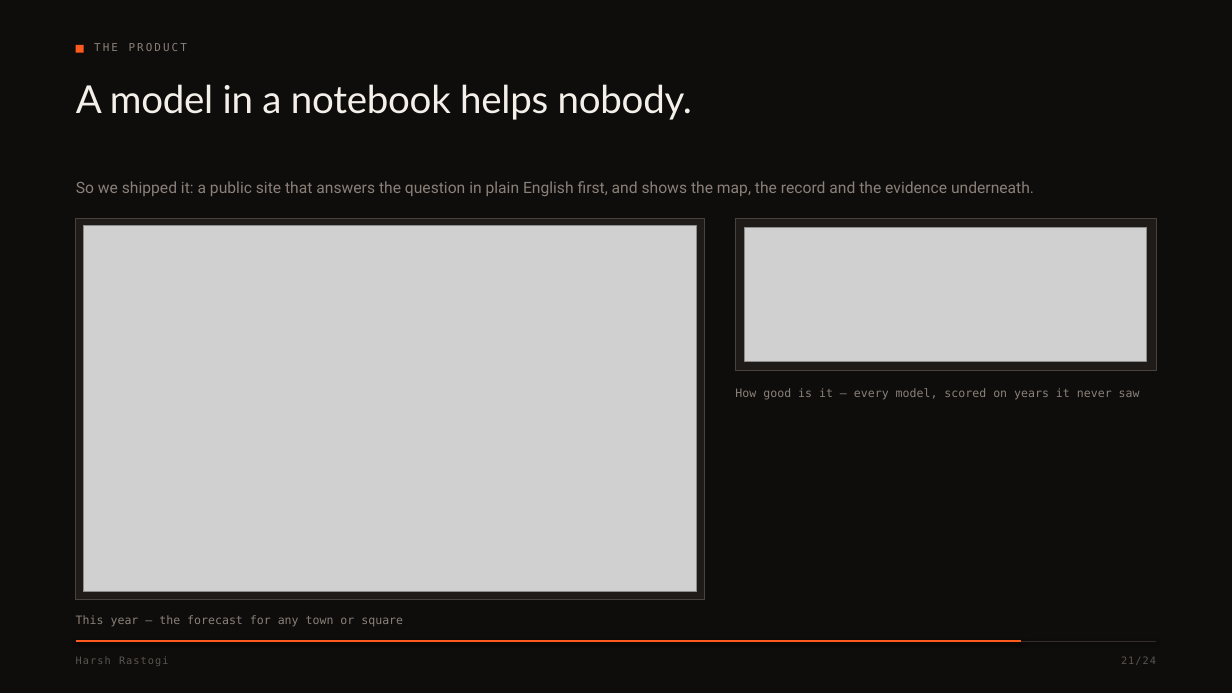
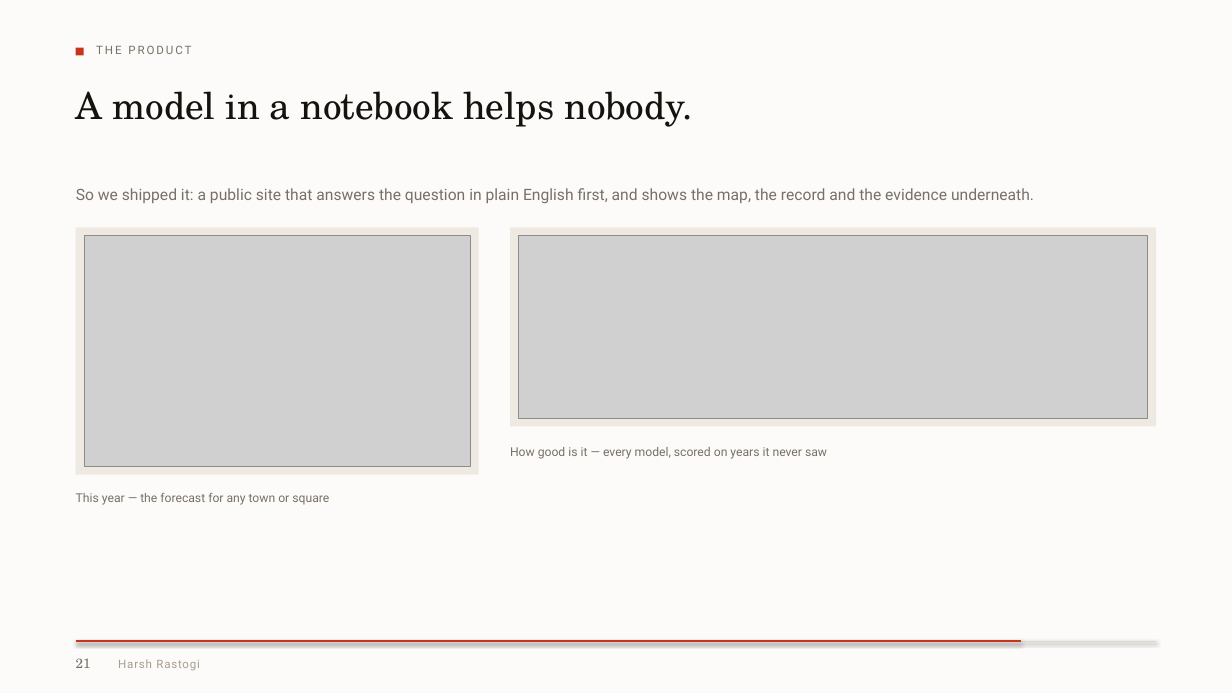
Before and after one commit to harshrastogii/PYRANTIS, a slide deck: slide 21 of reports/PYRANTIS_presentation_redesigned.pptx. Drawn at 1232x693 pixels with LibreOffice and Linux fonts; fonts in the diff are those of the drawing; grey boxes stand for pictures. Boxes give left, top, right and bottom in pixels: in the first picture for what was removed or moved away, otherwise in the second. Text is boxed around its words. In the diff, an @@ line names an element or a change of style, - is before the commit and + after.

```diff
--- a/reports/PYRANTIS_presentation_redesigned.pptx
+++ b/reports/PYRANTIS_presentation_redesigned.pptx
@@ background #0E0D0C to #FCFBF9 @@
@@ rectangle moved from (x1=76, y1=44, x2=84, y2=53) to (x1=76, y1=48, x2=84, y2=56) @@
@@ rectangle at (x1=76, y1=48, x2=84, y2=56): fill #FF5A1E to #C8341B @@
@@ text "THE PRODUCT" at (x1=96, y1=45, x2=191, y2=54): size 8.5 to 9 pt, font DejaVu Sans Mono to Roboto, text colour #8A8078 to #787066, letter spacing 1.6 to 1.5 pt @@
@@ text "A model in a notebook ..." at (x1=76, y1=91, x2=692, y2=127): size 30 to 29 pt, font Lato to TeX Gyre Schola, text colour #F4EFE9 to #16130F, letter spacing -0.2 to -0.1 pt; line spacing 1.06 to 1.14 @@
@@ text "So we shipped it: a ..." moved from (x1=76, y1=181, x2=1034, y2=196) to (x1=76, y1=188, x2=1034, y2=203) @@
@@ text "So we shipped it: a ..." at (x1=76, y1=188, x2=1034, y2=203): text colour #8A8078 to #787066 @@
@@ rectangle at (x1=76, y1=227, x2=479, y2=475): fill #1F1B18 to #EFEAE1; outline #4A423C 0.75 pt to none @@
@@ rectangle resized from (x1=76, y1=218, x2=704, y2=600) to (x1=76, y1=227, x2=479, y2=475) @@
@@ picture resized from (x1=83, y1=226, x2=697, y2=592) to (x1=84, y1=236, x2=470, y2=467) @@
@@ rectangle resized from (x1=736, y1=218, x2=1156, y2=371) to (x1=510, y1=227, x2=1156, y2=427) @@
@@ rectangle at (x1=510, y1=227, x2=1156, y2=427): fill #1F1B18 to #EFEAE1; outline #4A423C 0.75 pt to none @@
@@ picture resized from (x1=745, y1=227, x2=1147, y2=361) to (x1=518, y1=236, x2=1148, y2=419) @@
@@ text "How good is it — ..." moved from (x1=735, y1=388, x2=1140, y2=400) to (x1=510, y1=447, x2=827, y2=459) @@
@@ text "How good is it — ..." at (x1=510, y1=447, x2=827, y2=459): size 9 to 9.5 pt, font DejaVu Sans Mono to Roboto, text colour #8A8078 to #787066; line spacing 1.35 to 1.34 @@
@@ text "This year — the forecast ..." moved from (x1=76, y1=615, x2=403, y2=627) to (x1=76, y1=493, x2=329, y2=505) @@
@@ text "This year — the forecast ..." at (x1=76, y1=493, x2=329, y2=505): size 9 to 9.5 pt, font DejaVu Sans Mono to Roboto, text colour #8A8078 to #787066 @@
@@ line (76, 641) - (1156, 641): stroke #332E2A 0.9 pt to #DCD5CA 0.9 pt @@
@@ line (76, 641) - (1021, 641): stroke #FF5A1E 1.6 pt to #C8341B 1.4 pt @@
@@ text at (x1=76, y1=658, x2=91, y2=668): text changed; size 8 to 10.5 pt; font DejaVu Sans Mono to TeX Gyre Schola; text colour #5C554F to #787066 @@
-21/24
+21
@@ text "Harsh Rastogi" moved from (x1=76, y1=654, x2=630, y2=675) to (x1=118, y1=659, x2=199, y2=670) @@
@@ text "Harsh Rastogi" at (x1=118, y1=659, x2=199, y2=670): size 8 to 9 pt, font DejaVu Sans Mono to Roboto, text colour #5C554F to #A79D91, letter spacing 0.8 to 0.6 pt @@
```
Also in this commit, not shown: 23 other slides changed, 3 other files.
